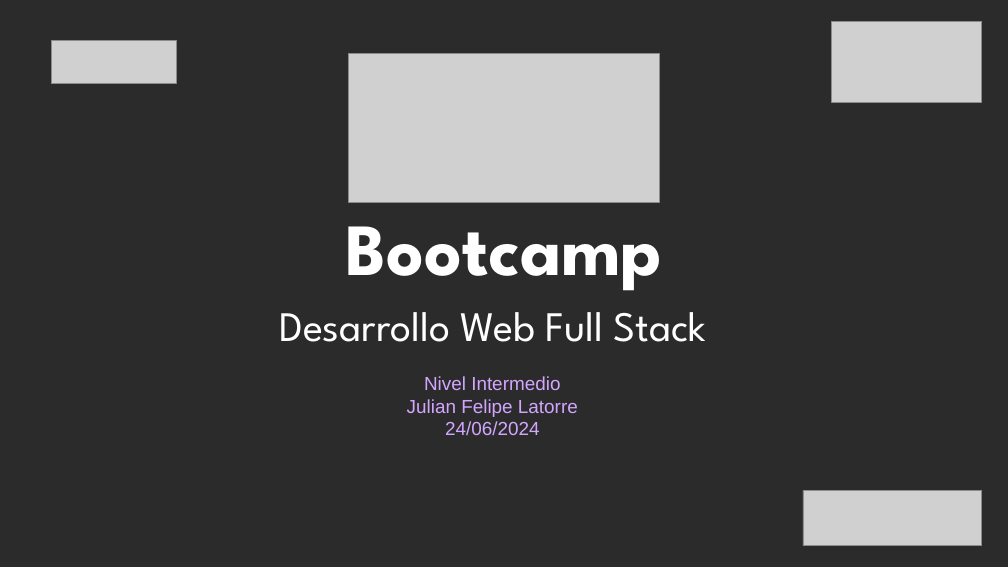
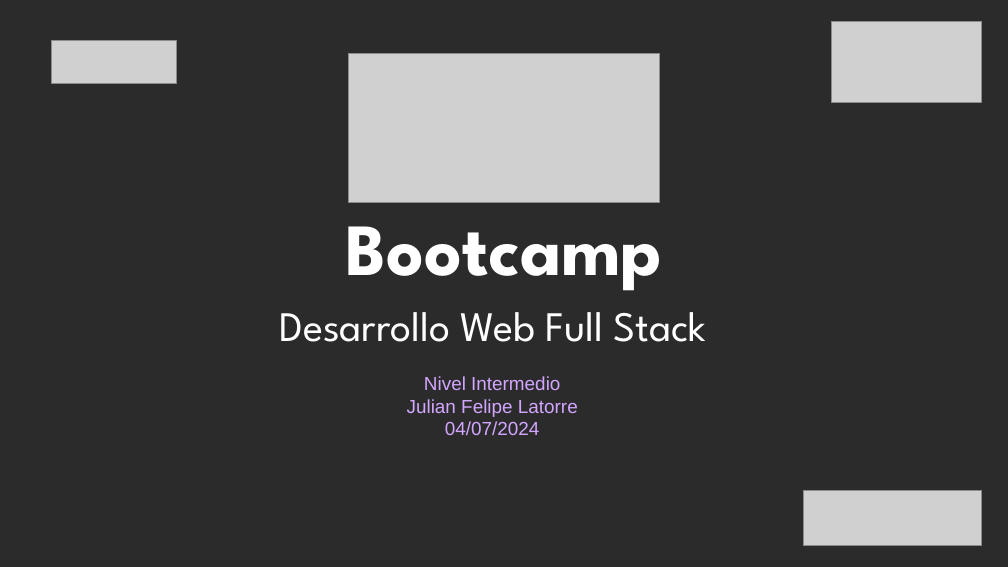
Before and after one commit to jflatorreo/TalentoTech_FullStack, a slide deck: slide 1 of Material pedagógico/Modulo 2/Clase 3/Clase 3 - Modulo 2.pptx. Drawn at 1008x567 pixels with LibreOffice and Linux fonts; fonts in the diff are those of the drawing; grey boxes stand for pictures; background and template pictures are left out; a plain dark background stands for a picture behind light text. Boxes give left, top, right and bottom in pixels: in the first picture for what was removed or moved away, otherwise in the second. Text is boxed around its words. In the diff, an @@ line names an element or a change of style, - is before the commit and + after.

```diff
--- a/Material pedagógico/Modulo 2/Clase 3/Clase 3 - Modulo 2.pptx
+++ b/Material pedagógico/Modulo 2/Clase 3/Clase 3 - Modulo 2.pptx
@@ text at [445, 421, 540, 435]: text changed @@
-24/06/2024
+04/07/2024
```
Also in this commit, not shown: 1 other slide changed, 3 slides removed, 4 other files.
